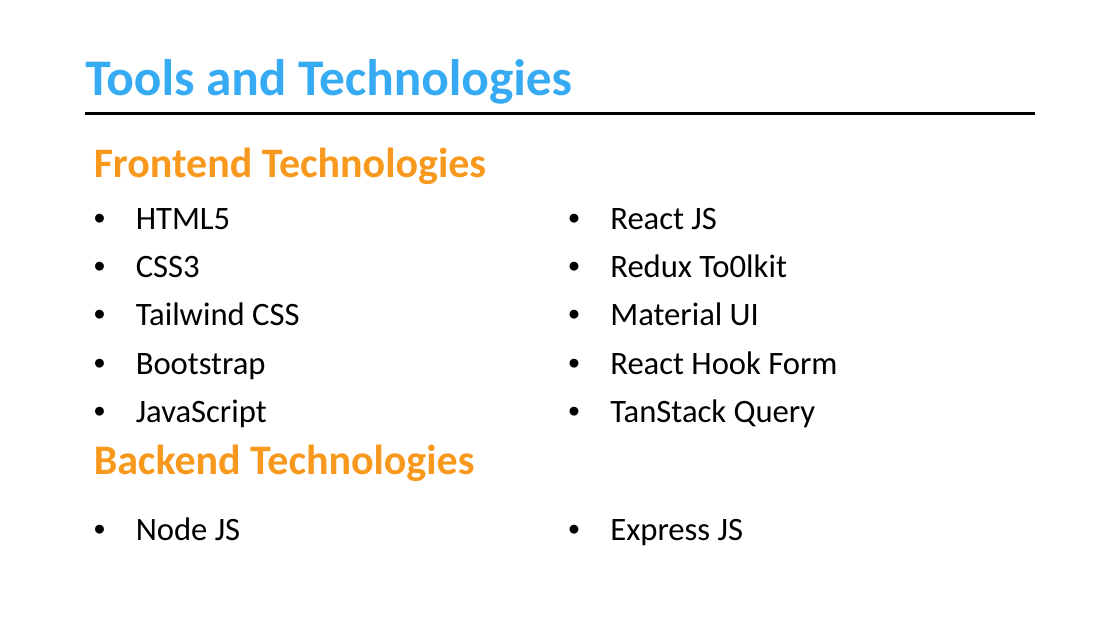
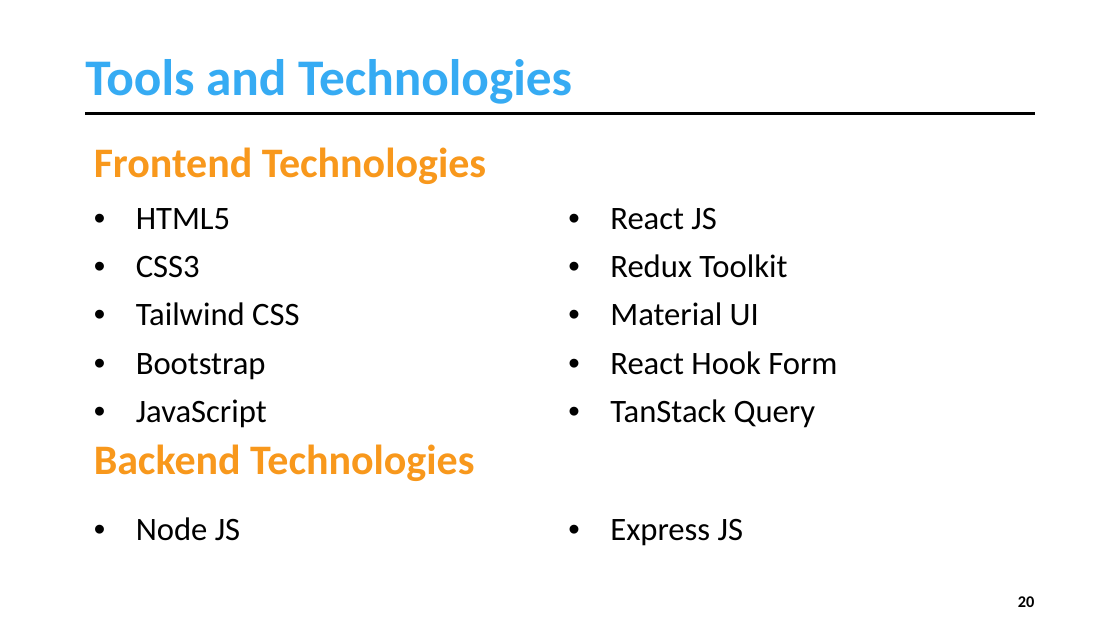
Before and after one commit to muhammadahsanmirza/fyp-constituency-connect, a slide deck: slide 20 of 4 - Idea Evaluation/Idea Evaluation Slides - Working Draft.pptx (slide 27 before the commit). Drawn at 1120x630 pixels with LibreOffice and Linux fonts; fonts in the diff are those of the drawing. Boxes give left, top, right and bottom in pixels: in the first picture for what was removed or moved away, otherwise in the second. Text is boxed around its words. In the diff, an @@ line names an element or a change of style, - is before the commit and + after.

```diff
--- a/4 - Idea Evaluation/Idea Evaluation Slides - Working Draft.pptx
+++ b/4 - Idea Evaluation/Idea Evaluation Slides - Working Draft.pptx
@@ table at [86, 194, 1035, 432] @@
-row 2, column 2: Redux To0lkit
+row 2, column 2: Redux Toolkit
@@ page number added at [1018, 596, 1035, 607], 14 pt, text #000000, bold @@
+20
```
Also in this commit, not shown: 22 other slides changed, 4 slides added, 9 slides removed, 13 other files.
